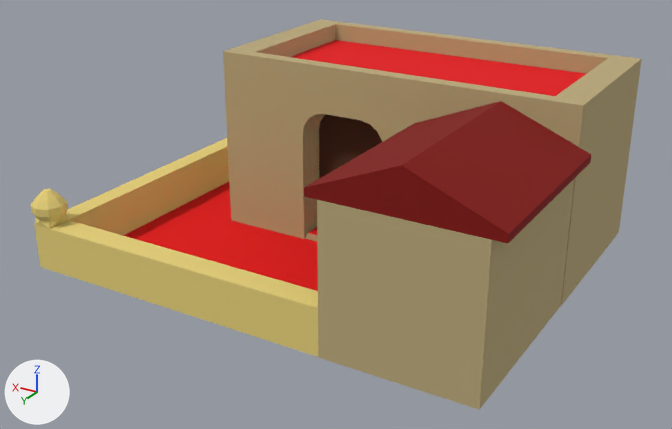
An edit to the Blender file @Commons/Blend/CasaL.blend, drawn before and after from the same camera.
Camera for both pictures: a 50 mm camera at (-8.54, 18.17, 8.86) aimed at (0.88, 2.47, 1.01). Arrows for +X, +Y and +Z are at lower left; the lights stay in place. Objects named as collision shapes, trigger or cutter boxes, shadow casters or lower levels of detail are left out.

The first picture shows 'Casa', 'Casita', 'Paredon -col', 'Paredon.001', 'Piso'.
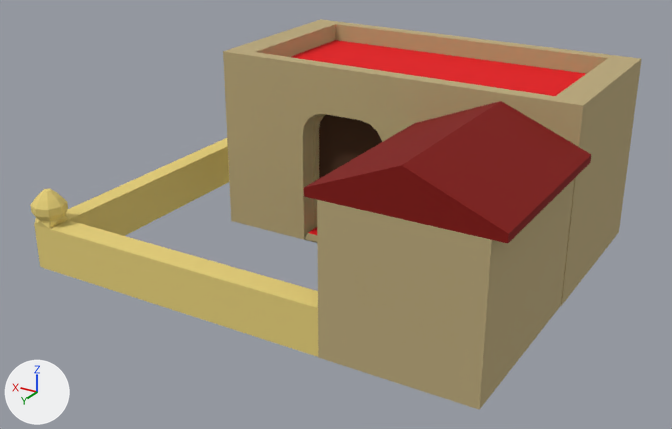
Pixel boxes (x1, y1, x2, y2) of what changed, in the pictures (672 x 429 px):
'Piso', deleted (red)
    before: (123, 182, 318, 291)

The change in detail:
Object 'Piso' (ob_piso) is deleted.
